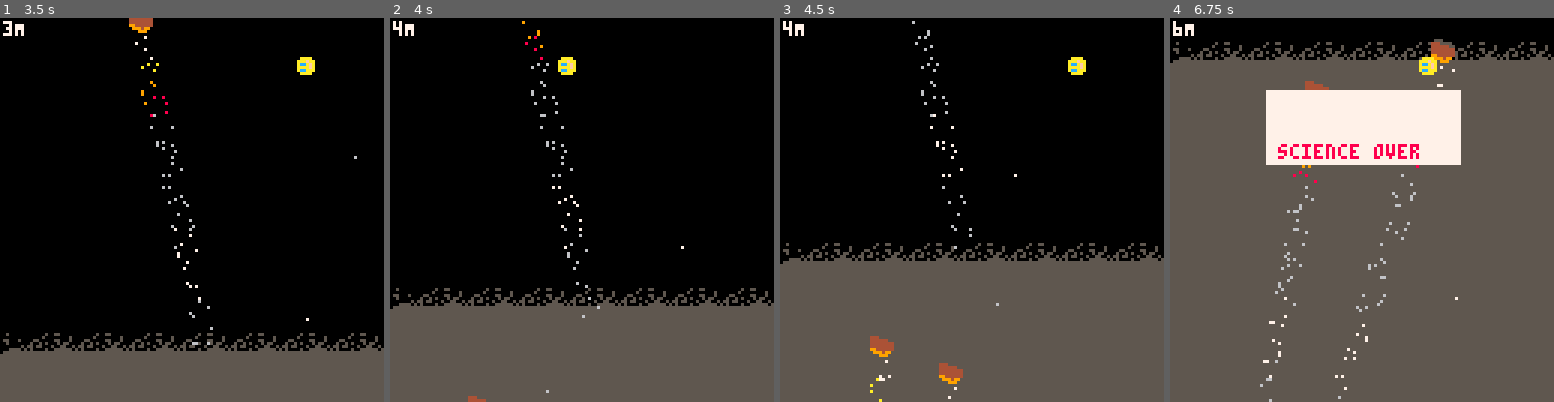
Above: before the commit, frames 1-4 (left to right).
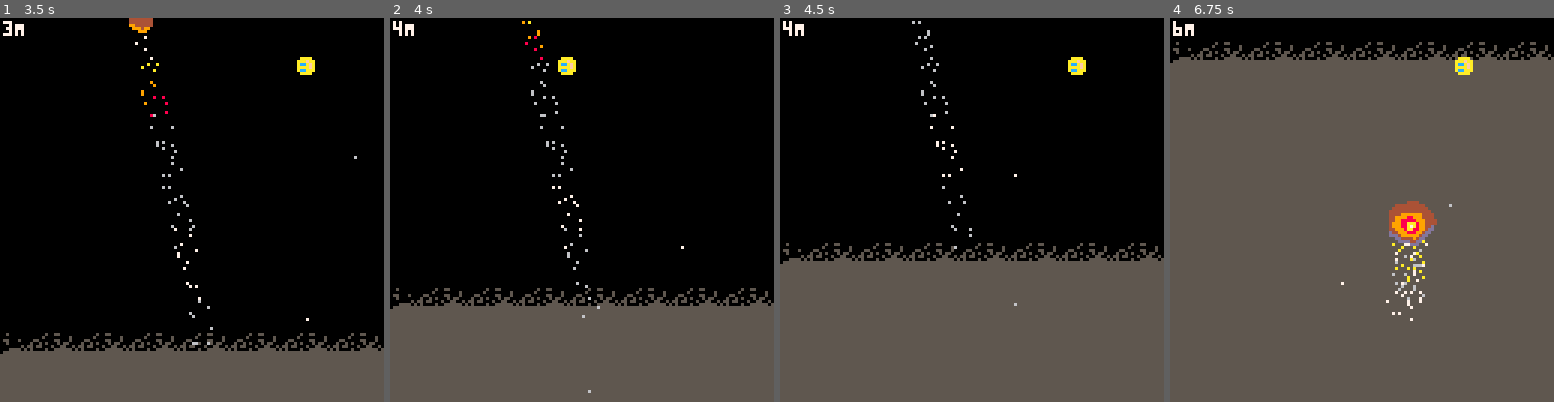
Above: after the commit, the same moments.

Repository: broquaint/pico8-carts
Game: PICO-8 cartridge eggjam16.p8
Same seed, same stepped clock (60 frames per second), same inputs: the game is played once before the commit and once after it.
Inputs:
- Up to frame 1 (3.5 s): tap X (X key) at 0.33, 1.07, 1.85, 2.97 s; tap O (Z key) at 0.7, 1.7, 2.1, 2.5, 2.9, 3.3 s; hold Right 1.6-2.1 s; hold Up 2.15-2.42 s; hold Right 2.47-3.03 s; hold Left from 3.08 s (still down)
- Up to frame 2 (4 s): release Left at 3.58 s; hold Down 3.63-3.97 s; tap O (Z key) at 3.7 s
- Up to frame 3 (4.5 s): hold Right from 4.02 s (still down); tap X (X key) at 4.08 s; tap O (Z key) at 4.1 s
- Up to frame 4 (6.75 s): tap O (Z key) every 0.4 s from 4.5 to 6.5 s; release Right at 4.68 s; hold Up 4.73-5.03 s; hold Left 5.08-5.68 s; tap X (X key) at 5.2, 6.32 s; hold Down 5.73-6.03 s; hold Right 6.08-6.58 s; hold Right from 6.63 s (still down)

Frame 1 is identical in both runs. In frame 2, less than 0.1% of the frame differs, in the area x 20-53%, y 0-100%; in frame 3, 0.6%; in frame 4, 13%, in the area x 23-79%, y 5-100%.

Commit message:
Add lump obstacle type
It's a big ol' lump that loves increasing cyclomatic complexity.

Diff:
--- a/eggjam16.p8
+++ b/eggjam16.p8
@@ -79,20 +79,22 @@
 
 obstacle_frequency = {
    {rock=1},
+   {lump=1},
    {rock=2},
    {missile=1},
    {rock=3},
    {rock=3, missile=1},
-   {rock=4},
+   {rock=3, missile=1, lump=1},
+   {rock=4, lump=2},
    {rock=4, missile=1},
    {rock=5},
-   {rock=5},
+   {rock=5, lump=2},
    {rock=5, missile=1},
-   {rock=5, missile=2},
-   {rock=6, missile=1},
+   {rock=5, missile=2, lump=1},
+   {rock=6, missile=1, lump=1},
    {rock=6},
-   {rock=6, missile=2},
-   {rock=7},
+   {rock=6, missile=2, lump=2},
+   {rock=7, lump=1},
    {rock=7, missile=2},
 }
 
@@ -105,6 +107,7 @@
    if #obstacles == 0 and #obstacle_frequency > 0 then
       local next_obstacles = deli(obstacle_frequency, 1)
 
+      local depth_speed = depth_count / 30
       for n = 1, (next_obstacles.rock or 0) do
          local rock_x  = rand_tile_x(x)
          local angle_x = rock_x < 65 and rnd() or -rnd()
@@ -114,7 +117,7 @@
                y = 128 + (8 + n * 3) * n,
                angle = angle_x,
                sprite = 15+randx(3),
-               speed = 1 + n/3,
+               speed = depth_speed + 1 + n/3,
                last_collide = rnd() -- make equality check easier
          })
          -- dump_once(rock)
@@ -130,7 +133,24 @@
                y = 160 + (n * 30) * n,
                angle = angle_x,
                sprite = 21,
-               speed = 3 + n/3,
+               speed = depth_speed + 3 + n/3,
+               last_collide = rnd() -- make equality check easier
+         })
+         -- dump_once(rock)
+         add(obstacles, missile)
+      end
+
+
+      for n = 1, (next_obstacles.lump or 0) do
+         local rock_x  = rand_tile_x(x)
+         local angle_x = rock_x < 65 and rnd() or -rnd()
+         local missile = make_obj({
+               type = 'lump',
+               x = rock_x,
+               y = 128 + (n * 30) * n,
+               angle = angle_x,
+               sprite = {24,25,40,41},
+               speed = depth_speed + 0.7 + n/3,
                last_collide = rnd() -- make equality check easier
          })
          -- dump_once(rock)
@@ -221,7 +241,31 @@
                         end
                         p.alive = false
          end)
-
+      elseif ob.type == 'lump' then
+         for _ = 1, 4 do
+            local p = make_obj({
+                  x = ob.x + randx(12),
+                  y = ob.y + randx(14) + 2,
+                  frames = 20 + randx(20),
+                  colour = white
+            })
+            add(rock_particles, p)
+            animate_obj(p, function()
+                           for f = 1, p.frames do
+                              if f > 20 then
+                                 p.colour = dim_grey
+                              elseif f > 15 then
+                                 p.colour = white
+                              elseif f > 10 then
+                                 p.colour = silver
+                              elseif f > 5 then
+                                 p.colour = yellow
+                              end
+                              yield()
+                           end
+                           p.alive = false
+            end)
+         end
       end
    end
 end
@@ -263,10 +307,11 @@
    local py1 = player.y + 1
    local py2 = player.y + 6
    for obstacle in all(obstacles) do
+      local is_lump = obstacle.type == 'lump'
       local ox1 = obstacle.x + 1
-      local ox2 = obstacle.x + 6
+      local ox2 = obstacle.x + (is_lump and 14 or 6)
       local oy1 = obstacle.y + 1
-      local oy2 = obstacle.y + 6
+      local oy2 = obstacle.y + (is_lump and 14 or 6)
 
       -- If the player is above the obstacle detect stuff.
       if py1 < oy2 then
@@ -295,7 +340,7 @@
 
 function drop_off_screen_obstacles()
    for idx,obstacle in pairs(obstacles) do
-      if obstacle.y < -8 then
+      if obstacle.y < -17 then
          deli(obstacles, idx)
       end
    end
@@ -371,8 +416,12 @@
    end
 
    for obstacle in all(obstacles) do
-      spr(obstacle.sprite, obstacle.x, obstacle.y)
-      -- rect(obstacle.x + 1, obstacle.y + 1, obstacle.x + 6, obstacle.y + 6, lime)
+      if obstacle.type == 'lump' then
+         sspr(8*8, 8, 16, 16, obstacle.x, obstacle.y)
+      else
+         spr(obstacle.sprite, obstacle.x, obstacle.y)
+         -- rect(obstacle.x + 1, obstacle.y + 1, obstacle.x + 6, obstacle.y + 6, lime)
+      end
    end
 
    print(depth_count .. 'M', 1, 1, white)
@@ -395,21 +444,21 @@
 007007000accaaa00000000000000000000000000000000000000000000000000000000000000000000000000000000000000000000000000000000000000000
 0000000000aaaa000000000000000000000000000000000000000000000000000000000000000000000000000000000000000000000000000000000000000000
 00000000000000000000000000000000000000000000000000000000000000000000000000000000000000000000000000000000000000000000000000000000
-00000000005550000555000000000000000000000000000000000000000000000000000000000000000000000000000000000000000000000000000000000000
-000555000554550044455550000000000000000000aa000000000000000000000000000000000000000000000000000000000000000000000000000000000000
-00555550044445504444445500000000000000000aa8aa0000000000000000000000000000000000000000000000000000000000000000000000000000000000
-05444450044444404444444400000000000000000a9e9a0000000000000000000000000000000000000000000000000000000000000000000000000000000000
-444444500444444044444444000000000000000000787a0000000000000000000000000000000000000000000000000000000000000000000000000000000000
-4994444409444440994444440000000000000000007ea00000000000000000000000000000000000000000000000000000000000000000000000000000000000
-00994994099444900999499000000000000000000000000000000000000000000000000000000000000000000000000000000000000000000000000000000000
-00099900009999900009990000000000000000000000000000000000000000000000000000000000000000000000000000000000000000000000000000000000
-00000000000000000000000000000000000000000000000000000000000000000000000000000000000000000000000000000000000000000000000000000000
-05000000000000500500000000000000000000000000000000000000000000000000000000000000000000000000000000000000000000000000000000000000
-00000000000005000000005000000000000000000000000000000000000000000000000000000000000000000000000000000000000000000000000000000000
-55000500005500000500000000000000000000000000000000000000000000000000000000000000000000000000000000000000000000000000000000000000
-05000000050050500000550000000000000000000000000000000000000000000000000000000000000000000000000000000000000000000000000000000000
-00000050550550005005500000000000000000000000000000000000000000000000000000000000000000000000000000000000000000000000000000000000
-00555505050000500550000000000000000000000000000000000000000000000000000000000000000000000000000000000000000000000000000000000000
+00000000005550000555000000000000000000000000000000000000000000000000004444000000000000000000000000000000000000000000000000000000
+000555000554550044455550000000000000000000aa000000000000000000000044444444440000000000000000000000000000000000000000000000000000
+00555550044445504444445500000000000000000aa8aa0000000000000000000444444444444000000000000000000000000000000000000000000000000000
+05444450044444404444444400000000000000000a9e9a0000000000000000004444444444444400000000000000000000000000000000000000000000000000
+444444500444444044444444000000000000000000787a0000000000000000004444999999944440000000000000000000000000000000000000000000000000
+4994444409444440994444440000000000000000007ea00000000000000000004499998899944440000000000000000000000000000000000000000000000000
+00994994099444900999499000000000000000000000000000000000000000004499888889994444000000000000000000000000000000000000000000000000
+0009990000999990000999000000000000000000000000000000000000000000499988aaa8994444000000000000000000000000000000000000000000000000
+0000000000000000000000000000000000000000000000000000000000000000499988a7a89944d0000000000000000000000000000000000000000000000000
+0500000000000050050000000000000000000000000000000000000000000000449998aa88994dd0000000000000000000000000000000000000000000000000
+0000000000000500000000500000000000000000000000000000000000000000d44999888994dd00000000000000000000000000000000000000000000000000
+5500050000550000050000000000000000000000000000000000000000000000ddd49999994dd000000000000000000000000000000000000000000000000000
+050000000500505000005500000000000000000000000000000000000000000000dd444494dd0000000000000000000000000000000000000000000000000000
+0000005055055000500550000000000000000000000000000000000000000000000dddd44dd00000000000000000000000000000000000000000000000000000
+00555505050000500550000000000000000000000000000000000000000000000000000ddd000000000000000000000000000000000000000000000000000000
 55555555555555555555555500000000000000000000000000000000000000000000000000000000000000000000000000000000000000000000000000000000
 
 
